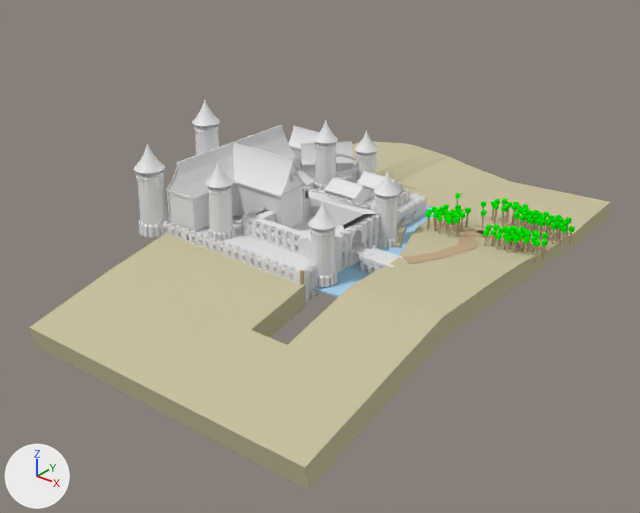
Two versions of the Blender file Other stuff/3D/Castle.blend, one commit apart.
The view is the same before and after, from a 50 mm camera at (365.0, -570.0, 295.0) aimed at (-3.0, -110.0, 9.0). The lights are fixed; the arrows at lower left show +X, +Y and +Z.

In view in the first picture: 'ChapterOneFullBlockout', 'castle', 'floor', 'tower', 'tower.001', 'tower.002', 'tower.003', 'tower.004', 'tower.005', 'tower.006', 'tower.007', 'tower.008'.
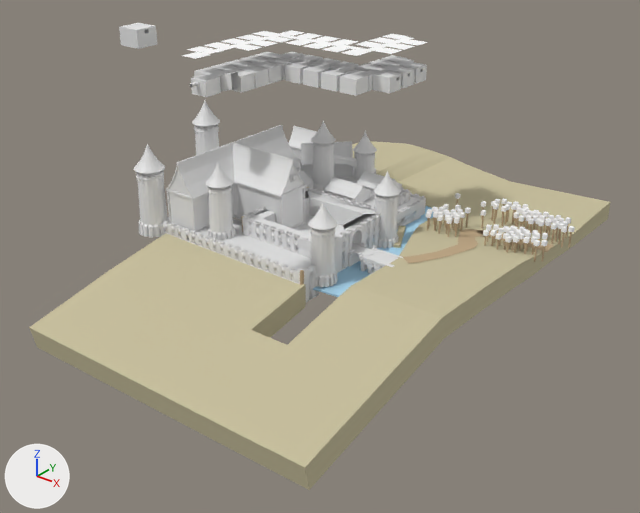
Commit message: Prison environment started

Where the newer file only moved an object's origin or applied its transform, the numbers keep the older frame.

What changed in the scene script:
```text
Change mat_grid_default_2:
    mat_grid_default_2.base_color: (0.0, 0.821, 0.0) -> (1.0, 1.0, 1.0)  # green #00ea00 -> white #ffffff
Change me_plane_001:
    used by ob_castle; location = (0.0, 0.0, 0.0)
    remove me_plane_001.from_pydata(...)  # 2471 vertices, 2532 faces; spans x -135.0..13.0, y -149.0..34.0, z -13.0..32.0
    add me_plane_001.from_pydata(...)  # 2191 vertices, 1942 faces, 12 loose edges; spans x -135.0..13.0, y -149.0..34.0, z -13.0..32.0
    me_plane_001 part 2: 300 vertices removed from x -122.0..4.0, y -128.0..22.0, z 12.0; 20 vertices added at x -104.0..-72.0, y -142.0..-104.0, z 4.0..19.0
Change me_cylinder_012:
    used by ob_tower_008; location = (-72.1, -24.7, 17.8); scale = (0.813, 0.813, 0.813)
    remove me_cylinder_012.from_pydata(...)  # 24 vertices, 20 faces; spans x 5.5..19.9, y 15.5..42.8, z 14.2..37.5
    add me_cylinder_012.from_pydata(...)  # 3799 vertices, 3418 faces; spans x -13.0..13.0, y -61.8..13.0, z 0.0..93.9
    me_cylinder_012 part 1: 24 vertices removed from x 5.5..19.9, y 15.5..42.8, z 14.2..37.5; 3799 vertices added at x -13.0..13.0, y -61.8..13.0, z 0.0..93.9
Add me_plane_003:
    me_plane_003.from_pydata(...)  # 907 vertices, 990 faces; spans x -120.0..6.0, y -249.0..8.0, z 114.0..187.0
    # faces by material slot: [114, 876]
    me_plane_003.materials.append(mat_grid_default_2)  # white #ffffff
    me_plane_003.materials.append(mat_grid_default)  # white #e6e6e6
Remove ob_tower_003:
    ob_tower_003 = bpy.data.objects.new('tower.003', me_cylinder_006)
    ob_tower_003.location = (-72.1, -24.7, 17.8)
    ob_tower_003.scale = (0.813, 0.813, 0.813)
Remove ob_tower_001:
    ob_tower_001 = bpy.data.objects.new('tower.001', me_cylinder_009)
    ob_tower_001.location = (-54.3, 17.1, 3.0)
    ob_tower_001.scale = (0.813, 0.813, 0.813)
Change ob_tower_008:
    ob_tower_008.location: (-72.1, -24.7, 17.8) -> (-53.9, 14.9, 3.0)
    ob_tower_008.rotation_euler: (0.0, 0.0, 0.0) -> (0.0, 0.0, -0.425)  # degrees (0, 0, 0) -> degrees (0, 0, -24)
Add ob_prison:
    ob_prison = bpy.data.objects.new('prison', me_plane_003)
    ob_prison.location = (-1.3, 14.9, 3.0)
```

What differs and where, as boxes [x1, y1, x2, y2] in the pictures (640 x 513 px):
'ChapterOneFullBlockout', recoloured: [319, 141, 578, 293] in both
'prison', added: after [119, 23, 427, 97]
    faces in mat_grid_default (white #e6e6e6): [119, 23, 427, 97]
    faces in mat_grid_default_2 (white #ffffff): [182, 30, 427, 59]
'tower.008', reshaped, moved, turned: before [336, 153, 359, 176]; after [311, 120, 377, 191]
'tower.003', deleted: before [313, 120, 338, 191]
'tower.001', deleted: before [354, 130, 378, 180]
part 2 of me_plane_001, cut back: before [232, 212, 415, 226]
